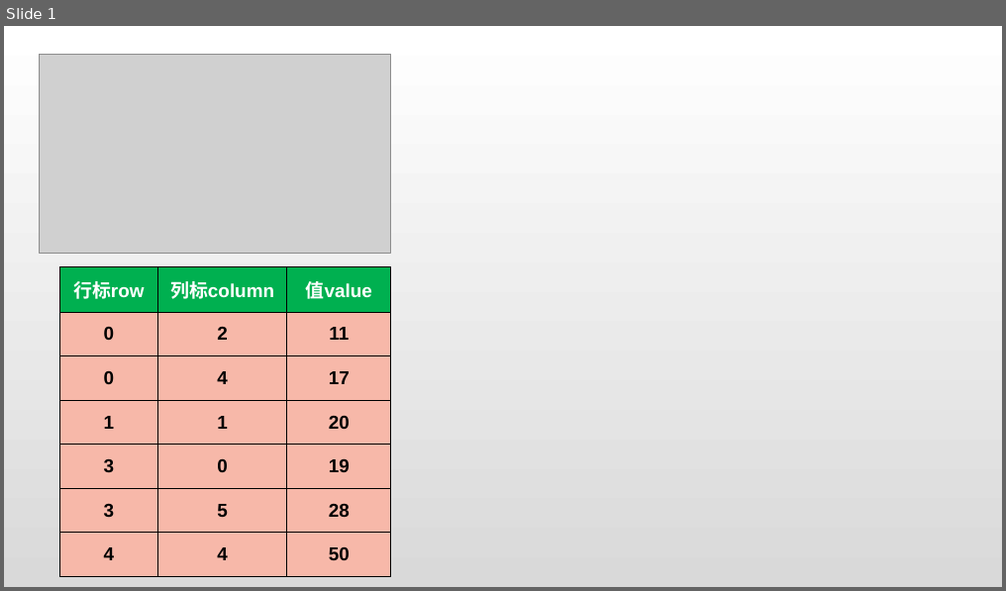
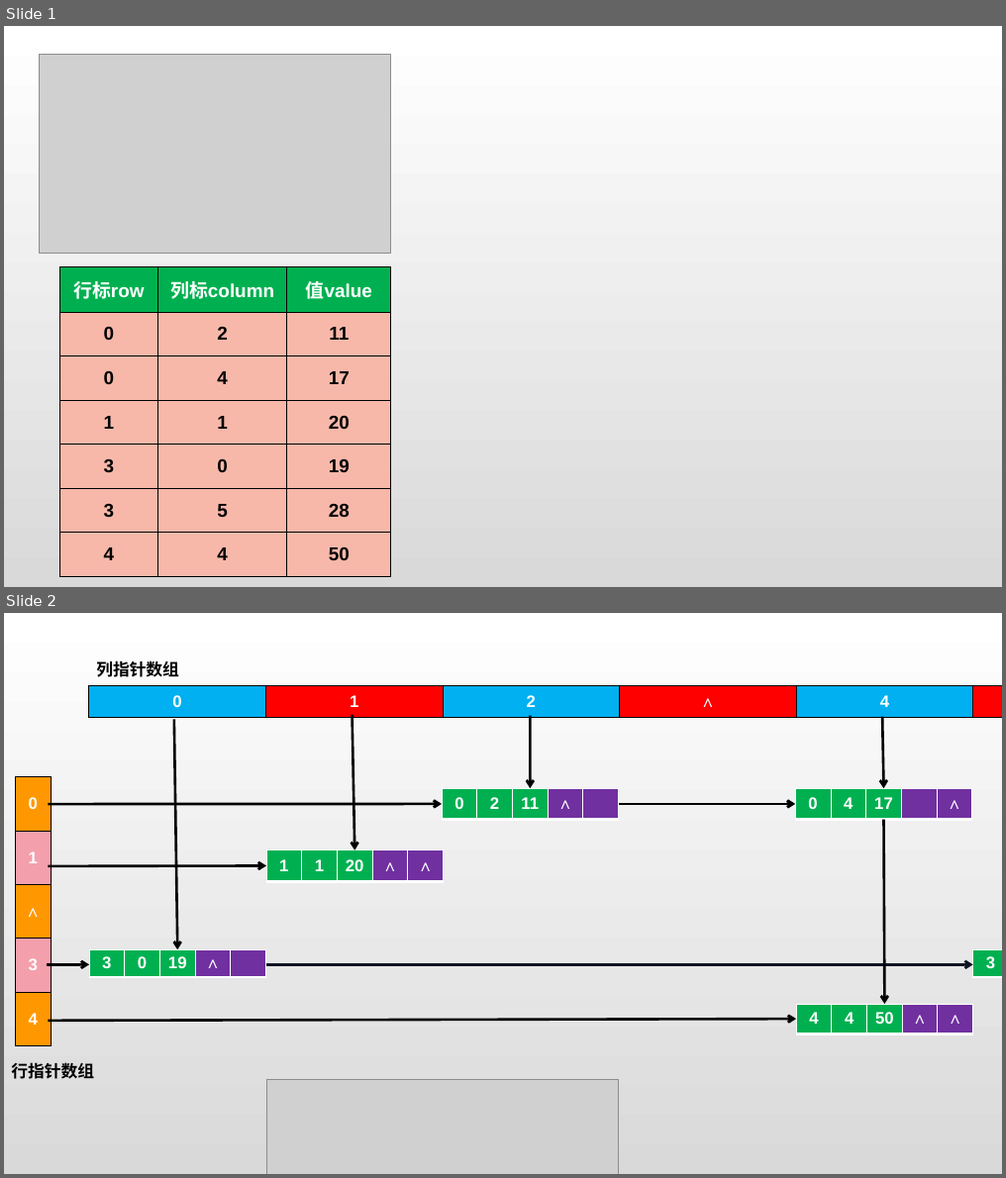
Before and after one commit to jk2020214154/Data_Structure_Code, a slide deck: 第三章 栈、队列和数组/3.4 数组和特殊矩阵/稀疏矩阵.pptx. Shown one above the other, each under a label of ours: slide 1 before the commit, slides 1 and 2 after it. The pictures are 1006x591 and 1006x1178 pixels, drawn with LibreOffice and Linux fonts; fonts in the diff are those of the drawing; grey boxes stand for pictures. Boxes give left, top, right and bottom in pixels: in the first picture for what was removed or moved away, otherwise in the second. Text is boxed around its words. In the diff, an @@ line names an element or a change of style, - is before the commit and + after.

```diff
--- a/第三章 栈、队列和数组/3.4 数组和特殊矩阵/稀疏矩阵.pptx
+++ b/第三章 栈、队列和数组/3.4 数组和特殊矩阵/稀疏矩阵.pptx
@@ slide 2 added at [4,613,1002,1174], background gradient #FFFFFF to #D9D9D9 @@
@@ text added at [96,661,179,677], 16 pt, text #000000, bold @@
+列指针数组
@@ table added at [89,685,1002,717], 1 rows, 6 columns @@
+0 | 1 | 2 | ∧ | 4 | 5
@@ arrow added from (174, 719) to (177, 950), #000000 2.5 pt @@
@@ arrow added from (352, 715) to (355, 851), #000000 2.5 pt @@
@@ arrow added from (531, 716) to (531, 788), #000000 2.5 pt @@
@@ arrow added from (883, 716) to (884, 788), #000000 2.5 pt @@
@@ table added at [15,777,51,1046], 5 rows, 1 columns @@
+0
+1
+∧
+3
+4
@@ table added at [442,788,618,820], 1 rows, 5 columns @@
+0 | 2 | 11 | ∧ | 
@@ table added at [795,788,971,820], 1 rows, 5 columns @@
+0 | 4 | 17 |  | ∧
@@ arrow added from (49, 804) to (442, 804), #000000 2.5 pt @@
@@ arrow added from (619, 804) to (795, 804), #000000 2.5 pt @@
@@ arrow added from (884, 820) to (884, 1004), #000000 2.5 pt @@
@@ arrow added from (49, 866) to (266, 866), #000000 2.5 pt @@
@@ table added at [266,851,442,881], 1 rows, 5 columns @@
+1 | 1 | 20 | ∧ | ∧
@@ arrow added from (47, 964) to (89, 964), #000000 2.5 pt @@
@@ table added at [89,950,265,980], 1 rows, 5 columns @@
+3 | 0 | 19 | ∧ | 
@@ arrow added from (266, 964) to (973, 964), #0F1423 2.5 pt @@
@@ table added at [973,950,1002,980], 1 rows, 5 columns @@
+3 | 5 | 28 | ∧ | ∧
@@ arrow added from (49, 1021) to (796, 1019), #000000 2.5 pt @@
@@ table added at [796,1004,972,1034], 1 rows, 5 columns @@
+4 | 4 | 50 | ∧ | ∧
@@ text added at [11,1062,94,1079], 16 pt, text #000000, bold @@
+行指针数组
@@ picture added at [266,1079,619,1174] @@
```
Also in this commit, not shown: 1 slide removed, 1 other file.
